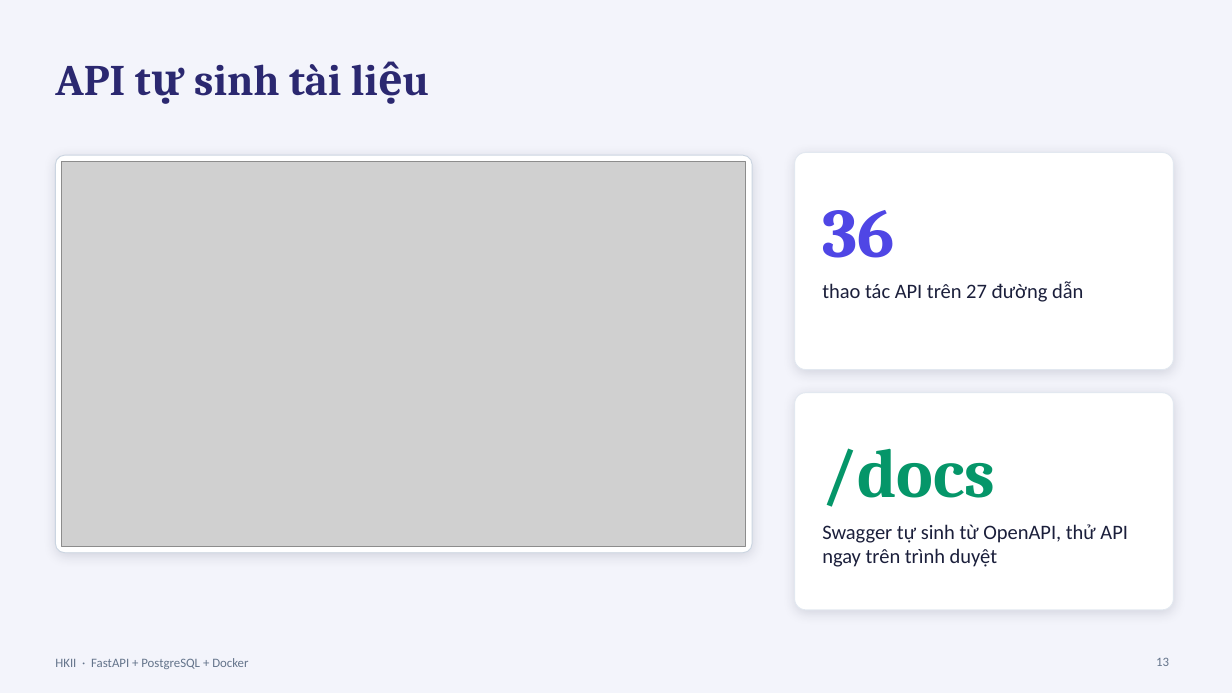
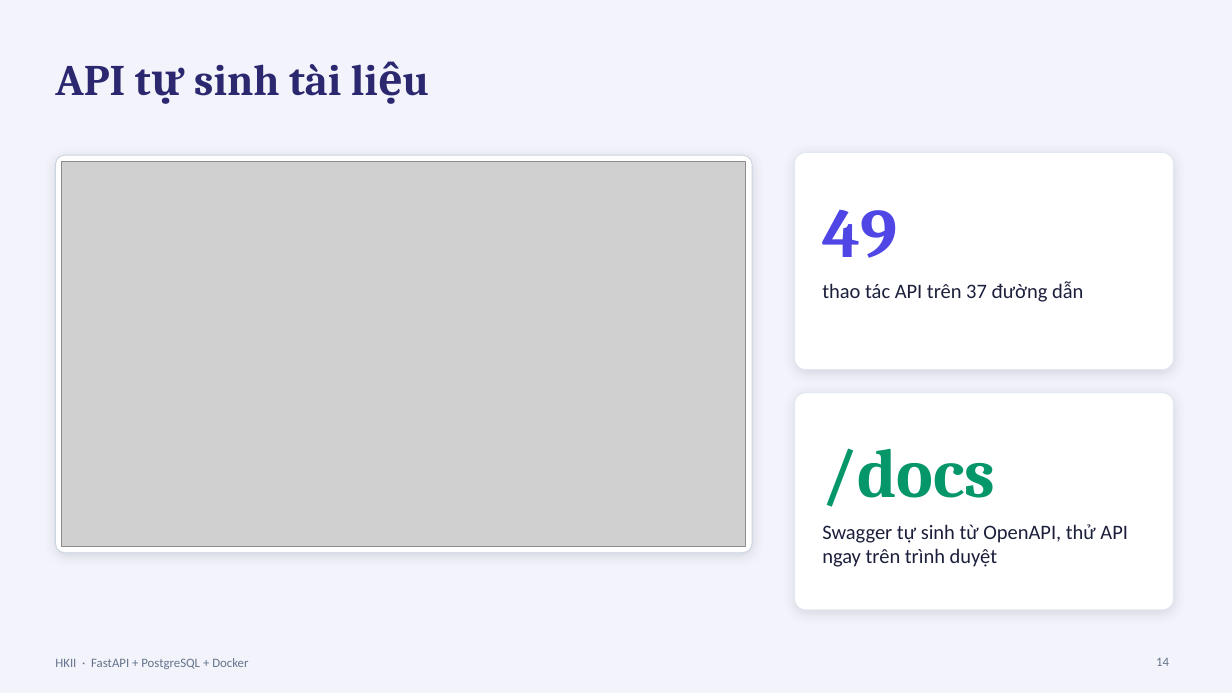
Before and after one commit to thaiphatcaifa/HKII-FastAPI, a slide deck: slide 14 of docs/HKII-ThuyetTrinh.pptx (slide 13 before the commit). Drawn at 1232x693 pixels with LibreOffice and Linux fonts; fonts in the diff are those of the drawing; grey boxes stand for pictures. Boxes give left, top, right and bottom in pixels: in the first picture for what was removed or moved away, otherwise in the second. Text is boxed around its words. In the diff, an @@ line names an element or a change of style, - is before the commit and + after.

```diff
--- a/docs/HKII-ThuyetTrinh.pptx
+++ b/docs/HKII-ThuyetTrinh.pptx
@@ text at bbox=[822, 210, 897, 258]: text changed @@
-36
+49
@@ text at bbox=[822, 281, 1083, 302]: text changed @@
-thao tác API trên 27 đường dẫn
+thao tác API trên 37 đường dẫn
@@ page number at bbox=[1156, 658, 1169, 666]: text changed @@
-13
+14
```
Also in this commit, not shown: 11 other slides changed, 1 slide added, 52 other files.
